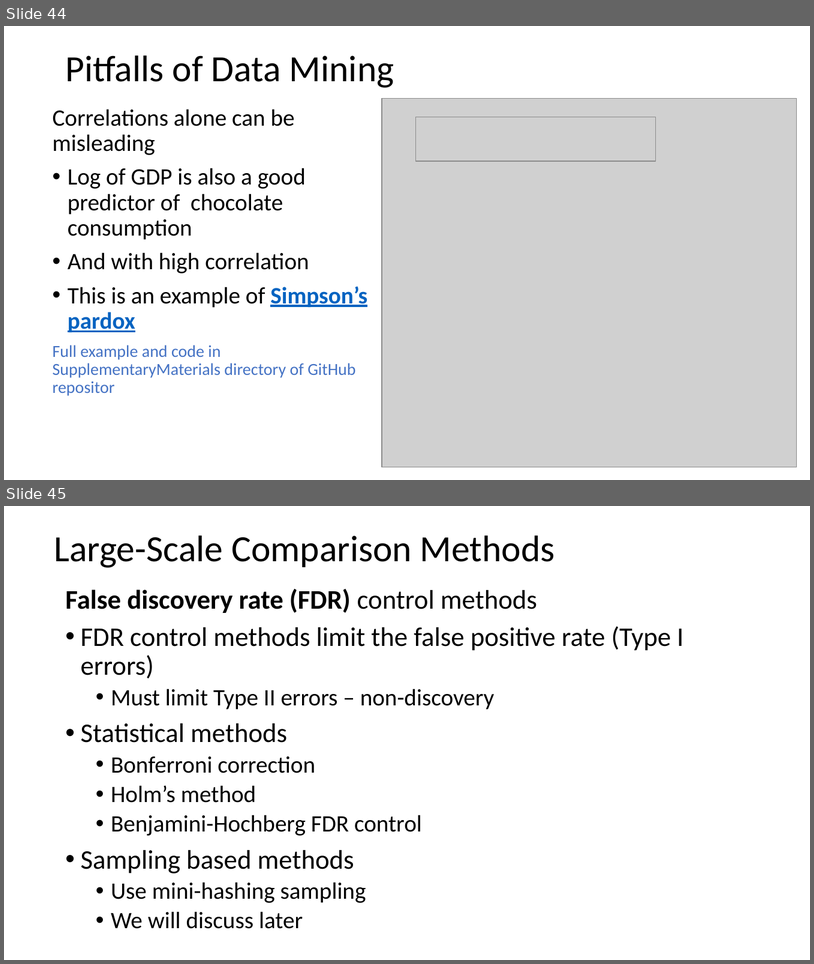
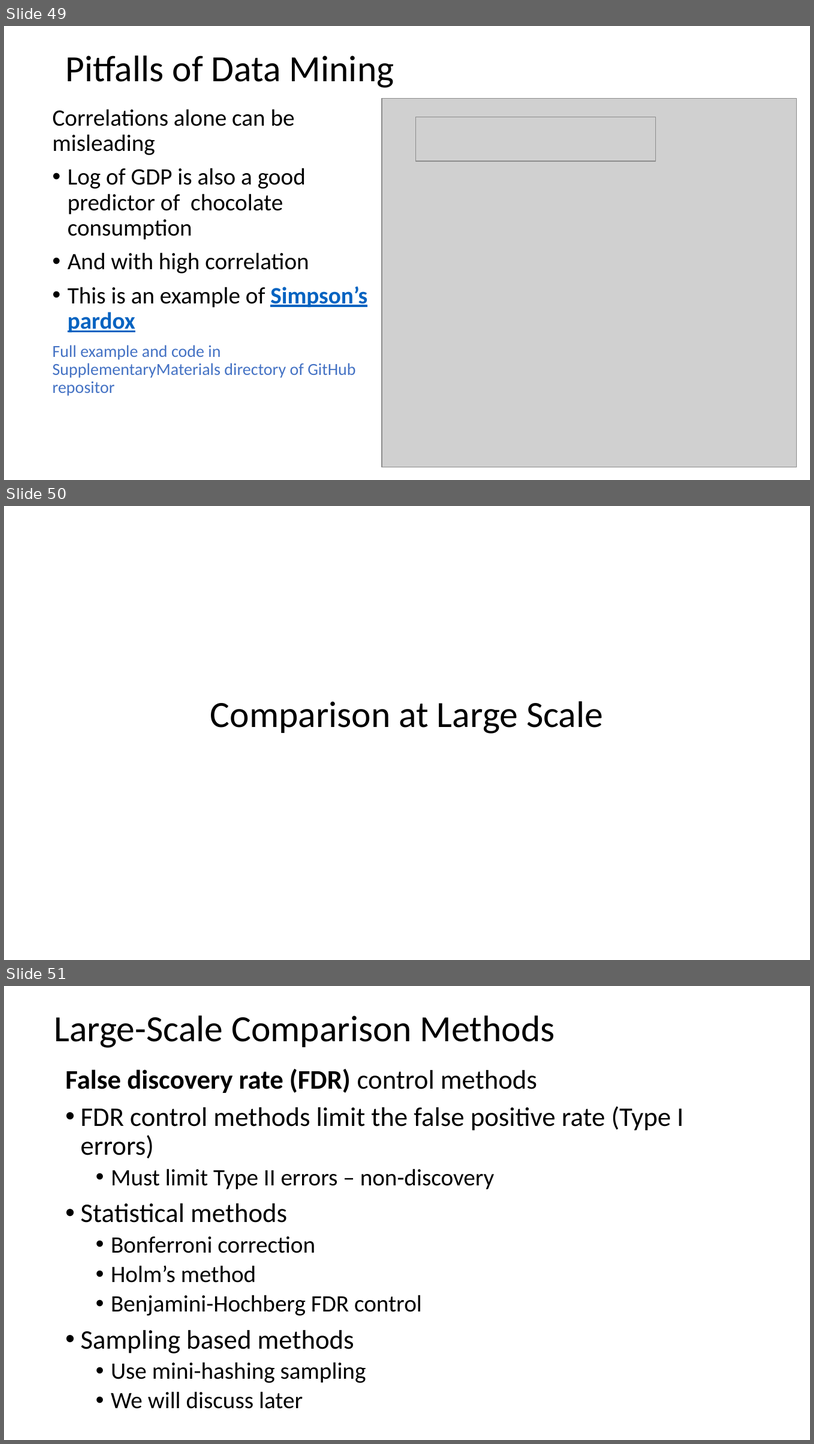
Before and after one commit to StephenElston/CSCI-E-108, a slide deck: slides/1_Introduction.pptx. Shown one above the other, each under a label of ours: slides 44 and 45 before the commit, slides 49, 50 and 51 after it. The pictures are 814x964 and 814x1444 pixels, drawn with LibreOffice and Linux fonts; fonts in the diff are those of the drawing; grey boxes stand for pictures. Boxes give left, top, right and bottom in pixels: in the first picture for what was removed or moved away, otherwise in the second. Text is boxed around its words. In the diff, an @@ line names an element or a change of style, - is before the commit and + after.

```diff
--- a/slides/1_Introduction.pptx
+++ b/slides/1_Introduction.pptx
@@ slide 50 added at (x1=4, y1=506, x2=810, y2=960), background #FFFFFF @@
@@ title added at (x1=210, y1=701, x2=603, y2=733), 44 pt, text #000000 @@
+Comparison at Large Scale
@@ what was slide 44 is now slide 49 @@
@@ what was slide 45 is now slide 51 @@
```
Also in this commit, not shown: 5 other slides added.
